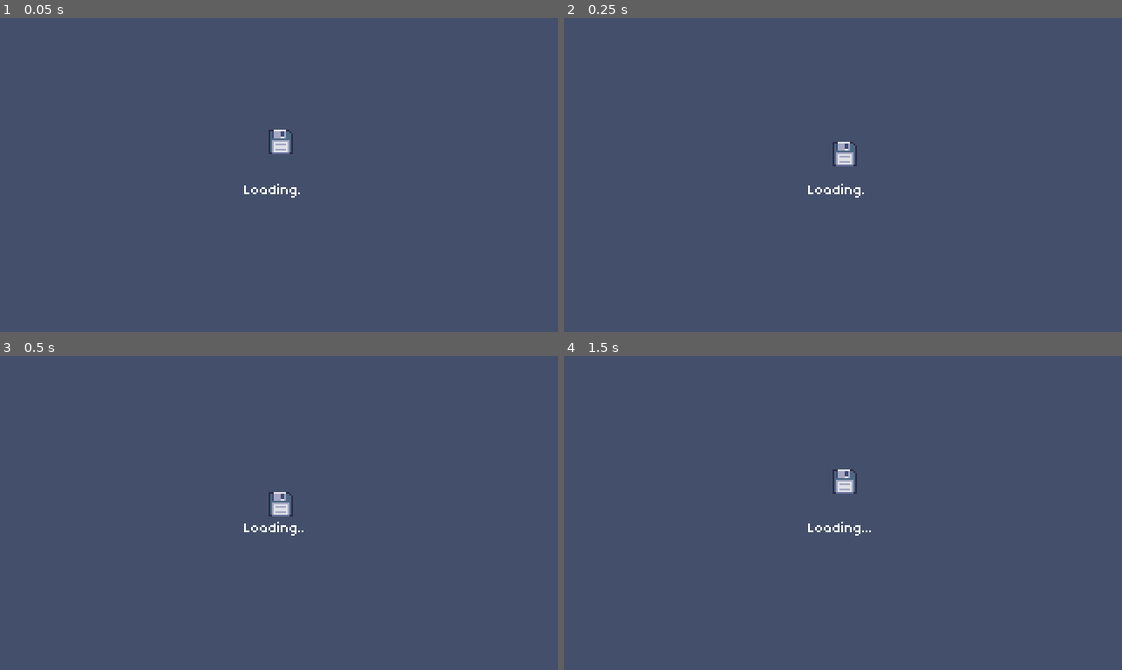
Above: before the commit, frames 1-4 (two rows, left to right).
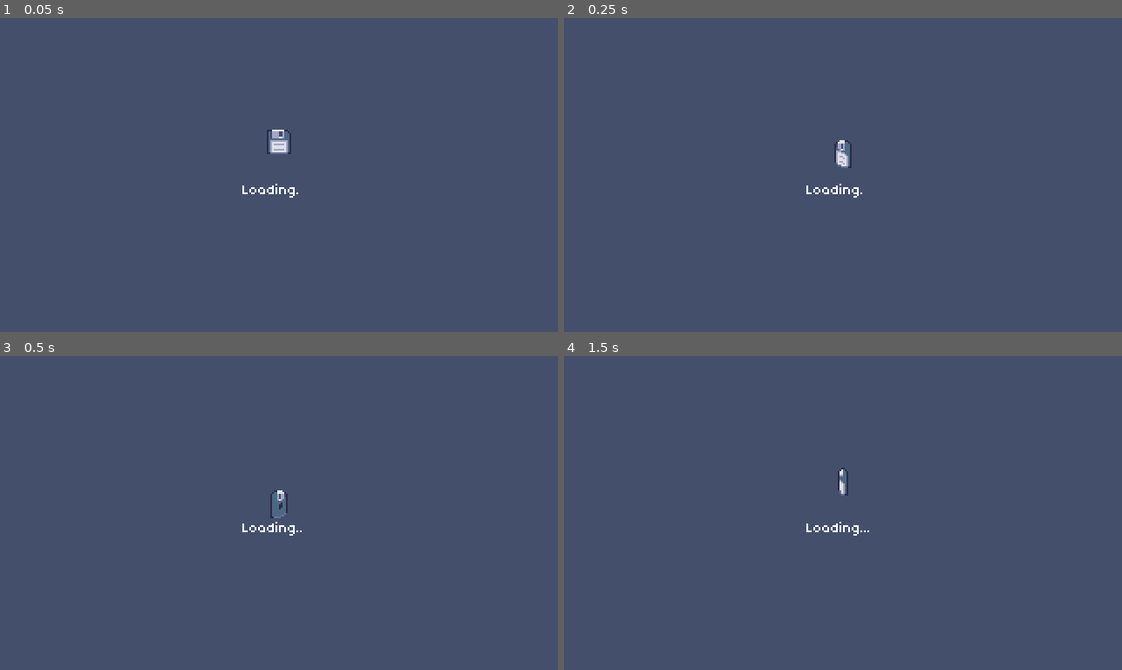
Above: after the commit, the same moments.

Repository: Byteron/floating-islands
Game: Godot game, scene res://source/game/Game.tscn
Same seed, same stepped clock (60 frames per second), same inputs: the game is played once before the commit and once after it. Sound files missing from this copy of the repository are replaced by a short silence.
Inputs:
- Up to frame 1 (0.05 s): no input
- Up to frame 2 (0.25 s): no input
- Up to frame 3 (0.5 s): no input
- Up to frame 4 (1.5 s): click "Generate" at 0.5 s; click "Miner" at 1.25 s

The runs differ from the first frame. In frame 1, 0.3% of the frame differs, in the area x 43-54%, y 35-58%; in frame 2, 0.4%; in frame 3, 0.5%, in the area x 43-55%, y 42-58%; in frame 4, 0.5%.

Commit message:
[add] Animated Sprite for floppy

Diff:
--- /dev/null
+++ b/graphics/tilesets/floppy_animatedtexture.tres
@@ -0,0 +1,47 @@
+[gd_resource type="AnimatedTexture" load_steps=15 format=2]
+
+[ext_resource path="res://graphics/images/floppy/3.png" type="Texture" id=1]
+[ext_resource path="res://graphics/images/floppy/4.png" type="Texture" id=2]
+[ext_resource path="res://graphics/images/floppy/13.png" type="Texture" id=3]
+[ext_resource path="res://graphics/images/floppy/7.png" type="Texture" id=4]
+[ext_resource path="res://graphics/images/floppy/10.png" type="Texture" id=5]
+[ext_resource path="res://graphics/images/floppy/8.png" type="Texture" id=6]
+[ext_resource path="res://graphics/images/floppy/5.png" type="Texture" id=7]
+[ext_resource path="res://graphics/images/floppy/6.png" type="Texture" id=8]
+[ext_resource path="res://graphics/images/floppy/2.png" type="Texture" id=9]
+[ext_resource path="res://graphics/images/floppy/0.png" type="Texture" id=10]
+[ext_resource path="res://graphics/images/floppy/9.png" type="Texture" id=11]
+[ext_resource path="res://graphics/images/floppy/12.png" type="Texture" id=12]
+[ext_resource path="res://graphics/images/floppy/11.png" type="Texture" id=13]
+[ext_resource path="res://graphics/images/floppy/1.png" type="Texture" id=14]
+
+[resource]
+frames = 14
+fps = 12.0
+frame_0/texture = ExtResource( 10 )
+frame_1/texture = ExtResource( 14 )
+frame_1/delay_sec = 0.0
+frame_2/texture = ExtResource( 9 )
+frame_2/delay_sec = 0.0
+frame_3/texture = ExtResource( 1 )
+frame_3/delay_sec = 0.0
+frame_4/texture = ExtResource( 2 )
+frame_4/delay_sec = 0.0
+frame_5/texture = ExtResource( 7 )
+frame_5/delay_sec = 0.0
+frame_6/texture = ExtResource( 8 )
+frame_6/delay_sec = 0.0
+frame_7/texture = ExtResource( 4 )
+frame_7/delay_sec = 0.0
+frame_8/texture = ExtResource( 6 )
+frame_8/delay_sec = 0.0
+frame_9/texture = ExtResource( 11 )
+frame_9/delay_sec = 0.0
+frame_10/texture = ExtResource( 5 )
+frame_10/delay_sec = 0.0
+frame_11/texture = ExtResource( 13 )
+frame_11/delay_sec = 0.0
+frame_12/texture = ExtResource( 12 )
+frame_12/delay_sec = 0.0
+frame_13/texture = ExtResource( 3 )
+frame_13/delay_sec = 0.0
--- a/source/game/LoadingScreen.tscn
+++ b/source/game/LoadingScreen.tscn
@@ -1,7 +1,7 @@
 [gd_scene load_steps=4 format=2]
 
 [ext_resource path="res://graphics/themes/menu.tres" type="Theme" id=1]
-[ext_resource path="res://graphics/images/Floppy_Disk.png" type="Texture" id=2]
+[ext_resource path="res://graphics/tilesets/floppy_animatedtexture.tres" type="Texture" id=2]
 [ext_resource path="res://source/game/LoadingScreen.gd" type="Script" id=3]
 
 [node name="LoadingScreen" type="CanvasLayer"]
@@ -23,9 +23,9 @@
 anchor_top = 0.5
 anchor_right = 0.5
 anchor_bottom = 0.5
-margin_left = -20.0
+margin_left = -21.0
 margin_top = -20.0
-margin_right = 20.0
+margin_right = 21.0
 margin_bottom = 20.0
 __meta__ = {
 "_edit_use_anchors_": false
@@ -41,6 +41,8 @@
 margin_bottom = 16.0
 rect_min_size = Vector2( 16, 16 )
 texture = ExtResource( 2 )
+expand = true
+stretch_mode = 3
 
 [node name="CenterContainer2" type="CenterContainer" parent="Background/VBoxContainer"]
 margin_top = 20.0
--- a/source/game/map/Map.gd
+++ b/source/game/map/Map.gd
@@ -31,7 +31,7 @@
 export (int) var island_count = 100
 export (int) var max_island_offset = 10				# Offset for placing island
 export (int) var min_island_size = 6
-export (float) var process_time = 5.5				# Time given to physic engine to place islands
+export (float) var process_time = 1					# Time given to physic engine to place islands
 
 onready var rails_overlay := $Rails as TileMap
 onready var resource_overlay := $Resources as TileMap
Renamed: graphics/images/Floppy_Disk.png -> graphics/images/floppy/0.png
Not shown, added: graphics/images/floppy/0.png.import
Binary file added: graphics/images/floppy/1.png
Not shown, added: graphics/images/floppy/1.png.import
Binary file added: graphics/images/floppy/10.png
Not shown, added: graphics/images/floppy/10.png.import
Binary file added: graphics/images/floppy/11.png
Not shown, added: graphics/images/floppy/11.png.import
Binary file added: graphics/images/floppy/12.png
Not shown, added: graphics/images/floppy/12.png.import
Binary file added: graphics/images/floppy/13.png
Not shown, added: graphics/images/floppy/13.png.import
(and 16 more such lines)
